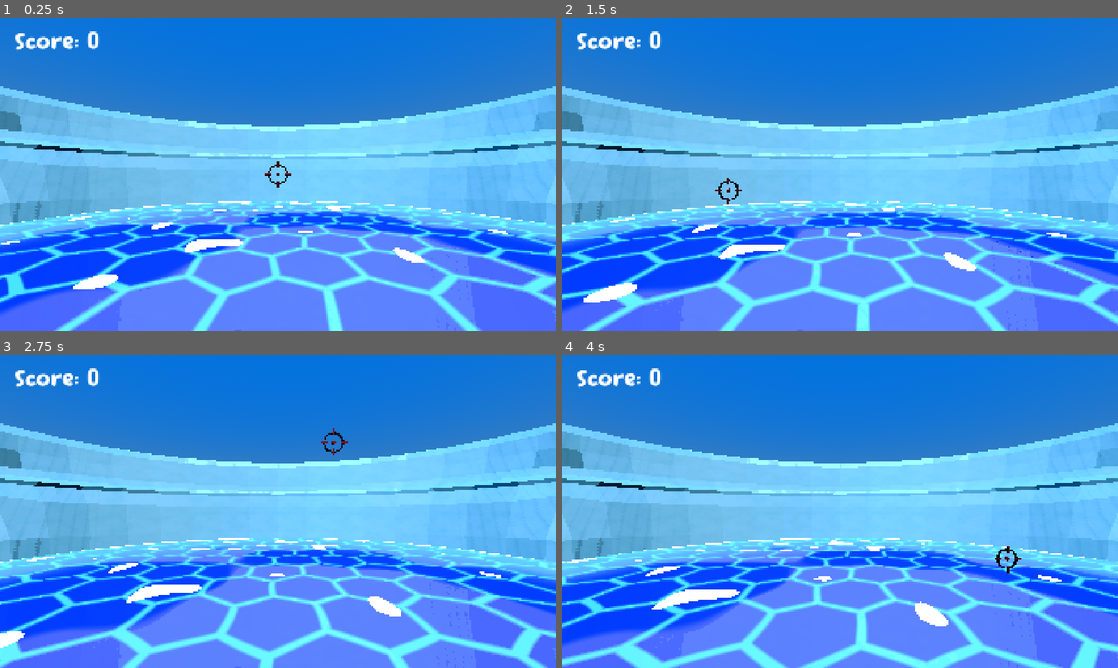
Above: before the commit, frames 1-4 (two rows, left to right).
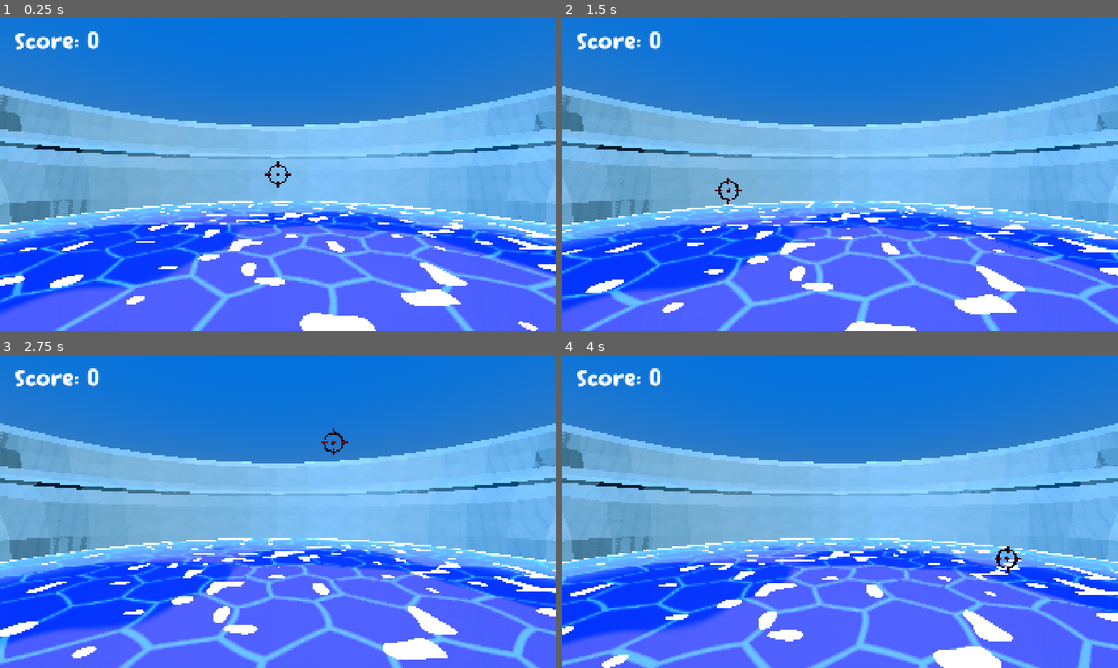
Above: after the commit, the same moments.

Repository: ashermemon/haven
Game: Godot game, scene res://game.tscn
Two runs of this game, one before a commit and one after it. Both use one fixed random seed, a clock stepped at 60 frames per second and the inputs below.
Inputs (mouse positions are in pixels of both pictures, inside the frame that each line leads up to):
- Up to frame 1 (0.25 s): no input
- Up to frame 2 (1.5 s): move the mouse to (962, 158) at 0.52 s; press the mouse at (962, 158) at 0.53 s; move the mouse to (728, 190) at 1.27 s; release the mouse at (728, 190) at 1.28 s; click (728, 190) at 1.35 s
- Up to frame 3 (2.75 s): move the mouse to (333, 442) at 2.02 s; press the mouse at (333, 442) at 2.03 s
- Up to frame 4 (4 s): move the mouse to (812, 574) at 2.77 s; release the mouse at (812, 574) at 2.78 s; click (812, 574) at 2.85 s; move the mouse to (1006, 558) at 3.52 s; press the mouse at (1006, 558) at 3.53 s

The runs differ from the first frame. In frame 1, 26% of the frame differs, in the area x 0-100%, y 24-100%; in frame 2, 27%; in frame 3, 26%; in frame 4, 27%.

Commit message:
Minor adjustments

Diff:
--- a/haven/game.tscn
+++ b/haven/game.tscn
@@ -27,14 +27,14 @@
 shader_parameter/patch_softness = 0.04
 shader_parameter/patch_strength = 0.8
 shader_parameter/hex_scale = 1.1
-shader_parameter/hex_line_width = 0.085
-shader_parameter/hex_warp = 0.07
+shader_parameter/hex_line_width = 0.05
+shader_parameter/hex_warp = 0.15
 shader_parameter/hex_speed = 0.15
-shader_parameter/hex_strength = 0.630000029925
+shader_parameter/hex_strength = 0.430000020425
 shader_parameter/foam_noise = 0.12
-shader_parameter/contact_foam_width = 0.06
-shader_parameter/sparkle_amount = 0.110000005225
-shader_parameter/sparkle_scale = 1.0
+shader_parameter/contact_foam_width = 0.1
+shader_parameter/sparkle_amount = 0.20000000298023
+shader_parameter/sparkle_scale = 2.0
 
 [sub_resource type="PlaneMesh" id="PlaneMesh_hve3p"]
 material = SubResource("ShaderMaterial_uuvgp")
@@ -82,6 +82,7 @@
 
 [node name="DirectionalLight3D" type="DirectionalLight3D" parent="." unique_id=835676724]
 transform = Transform3D(1, 0, 0, 0, 0.64278764, 0.76604444, 0, -0.76604444, 0.64278764, 4, 20.121872, -0.027923107)
+light_color = Color(1, 0.8636294, 0.8199921, 1)
 light_energy = 0.6
 light_indirect_energy = 1.434
 light_volumetric_fog_energy = 1.515
